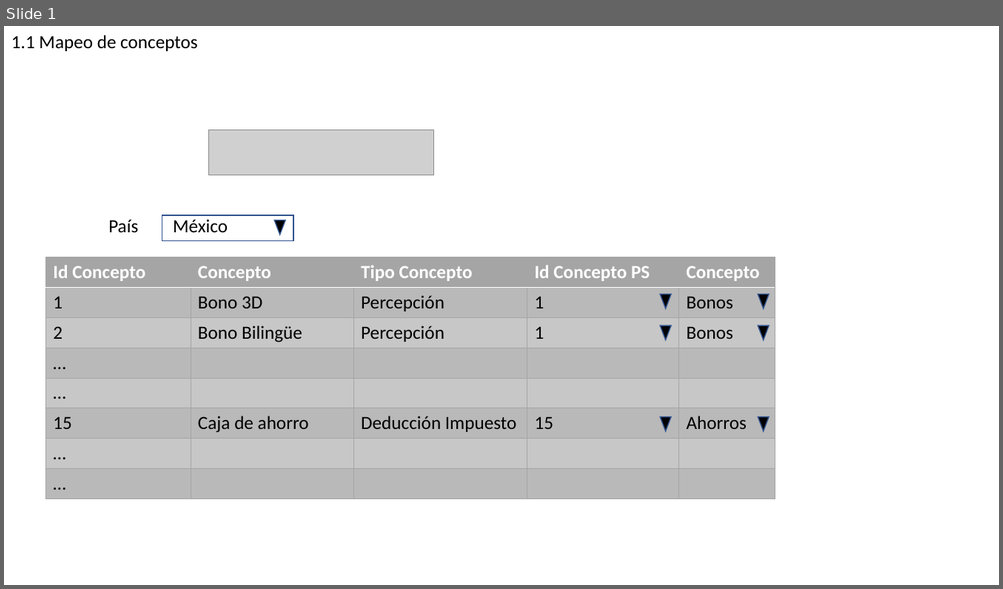
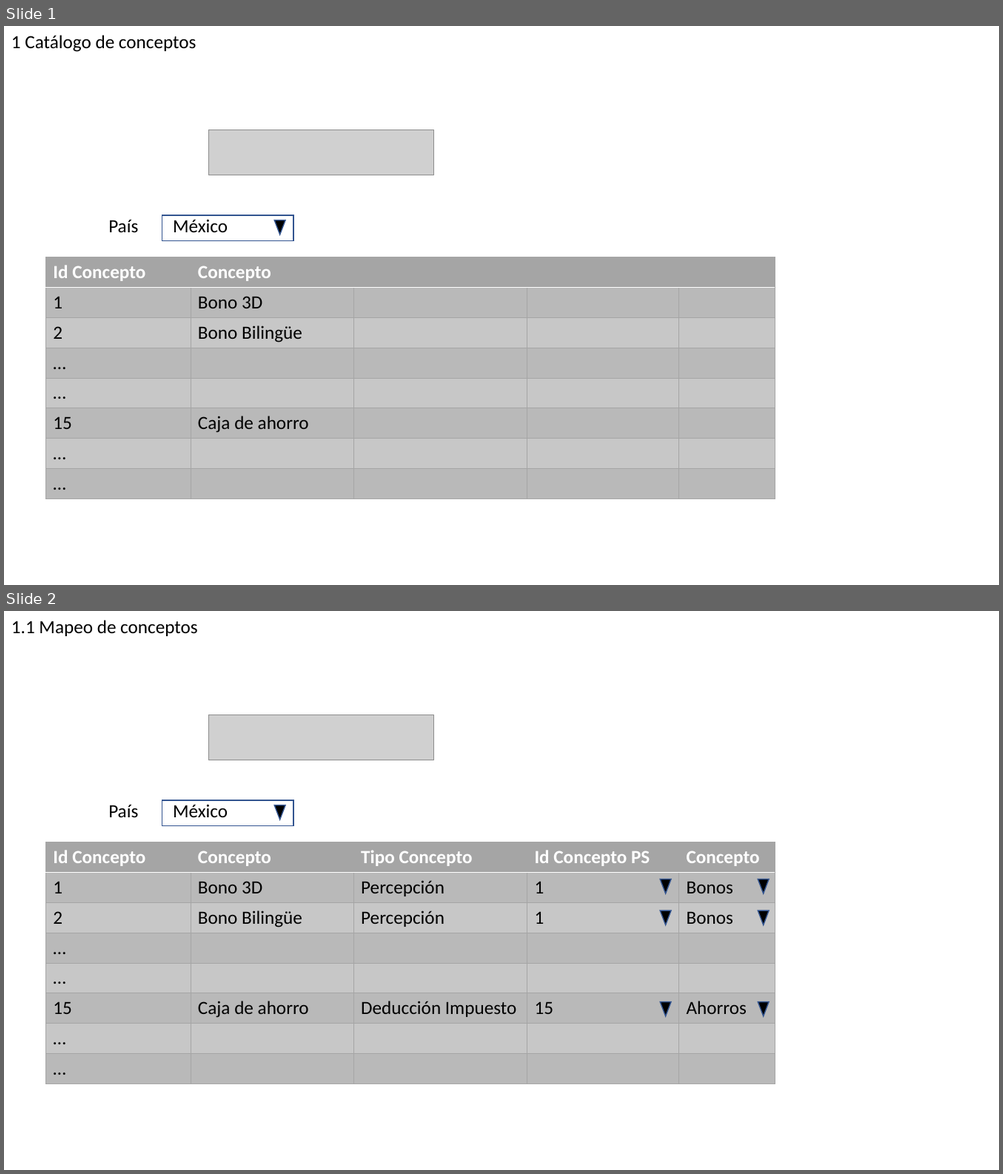
Before and after one commit to jas12345/ASN, a slide deck: Documentos/Prototipos ASN.pptx. Shown one above the other, each under a label of ours: slide 1 before the commit, slides 1 and 2 after it. The pictures are 1003x589 and 1003x1174 pixels, drawn with LibreOffice and Linux fonts; fonts in the diff are those of the drawing; grey boxes stand for pictures. Boxes give left, top, right and bottom in pixels: in the first picture for what was removed or moved away, otherwise in the second. Text is boxed around its words. In the diff, an @@ line names an element or a change of style, - is before the commit and + after.

```diff
--- a/Documentos/Prototipos ASN.pptx
+++ b/Documentos/Prototipos ASN.pptx
@@ slide 1 added at [4, 26, 999, 585], background #FFFFFF @@
@@ text added at [11, 35, 196, 52], 18 pt, text #000000 @@
+1 Catálogo de conceptos
@@ picture added at [208, 130, 434, 175] @@
@@ text added at [108, 219, 138, 233], 18 pt, text #000000 @@
+País
@@ rectangle added at [162, 215, 293, 241], outline #325491 1 pt @@
@@ text added at [173, 219, 227, 232], 18 pt, text #000000 @@
+México
@@ triangle added at [274, 221, 285, 235], fill #000000, outline #325491 1 pt @@
@@ table added at [45, 258, 775, 499], 8 rows, 5 columns @@
+Id Concepto | Concepto |  |  | 
+1 | Bono 3D |  |  | 
+2 | Bono Bilingüe |  |  | 
+… |  |  |  | 
+… |  |  |  | 
+15 | Caja de ahorro |  |  | 
+… |  |  |  | 
+… |  |  |  | 
@@ what was slide 1 is now slide 2 @@
```
Also in this commit, not shown: 1 slide changed, 13 other files.
